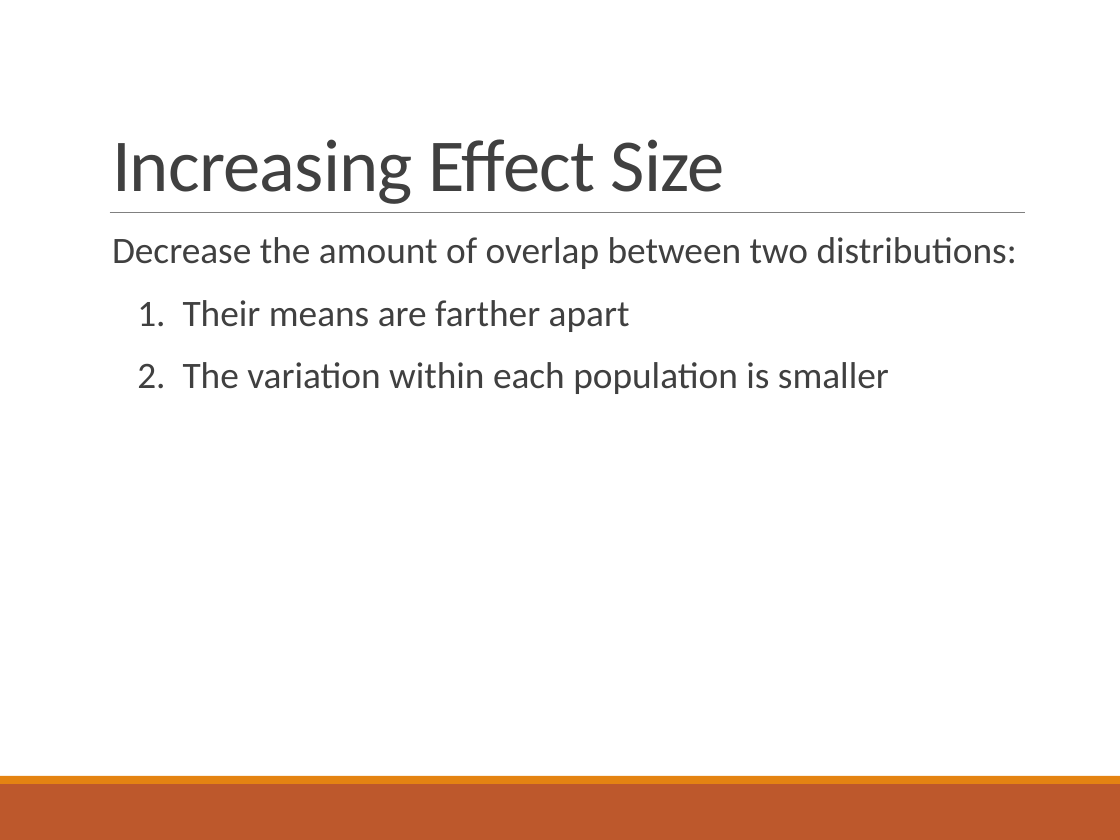
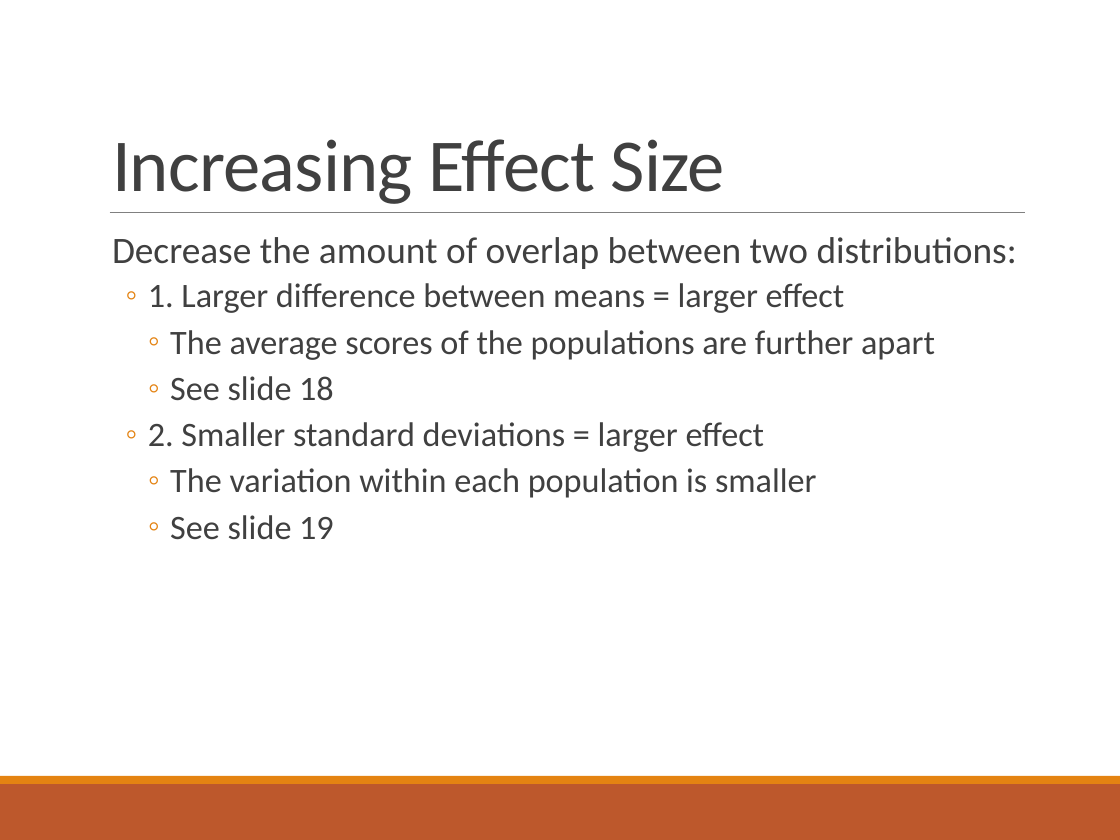
Before and after one commit to doomlab/PSY-200, a slide deck: slide 20 of Fall2018 Lecture Notes/Chapter 8 Lecture.pptx. Drawn at 1120x840 pixels with LibreOffice and Linux fonts; fonts in the diff are those of the drawing. Boxes give left, top, right and bottom in pixels: in the first picture for what was removed or moved away, otherwise in the second. Text is boxed around its words. In the diff, an @@ line names an element or a change of style, - is before the commit and + after.

```diff
--- a/Fall2018 Lecture Notes/Chapter 8 Lecture.pptx
+++ b/Fall2018 Lecture Notes/Chapter 8 Lecture.pptx
@@ text at [148,283,935,540]: text changed; size 24 to 22 pt @@
-  1. Their means are farther apart
-  2. The variation within each population is smaller
+  ◦ 1. Larger difference between means = larger effect
+    ◦ The average scores of the populations are further apart
+    ◦ See slide 18
+  ◦ 2. Smaller standard deviations = larger effect
+    ◦ The variation within each population is smaller
+    ◦ See slide 19
```
Also in this commit, not shown: 15 other slides changed, 1 slide added, 1 slide removed, 1 other file.
